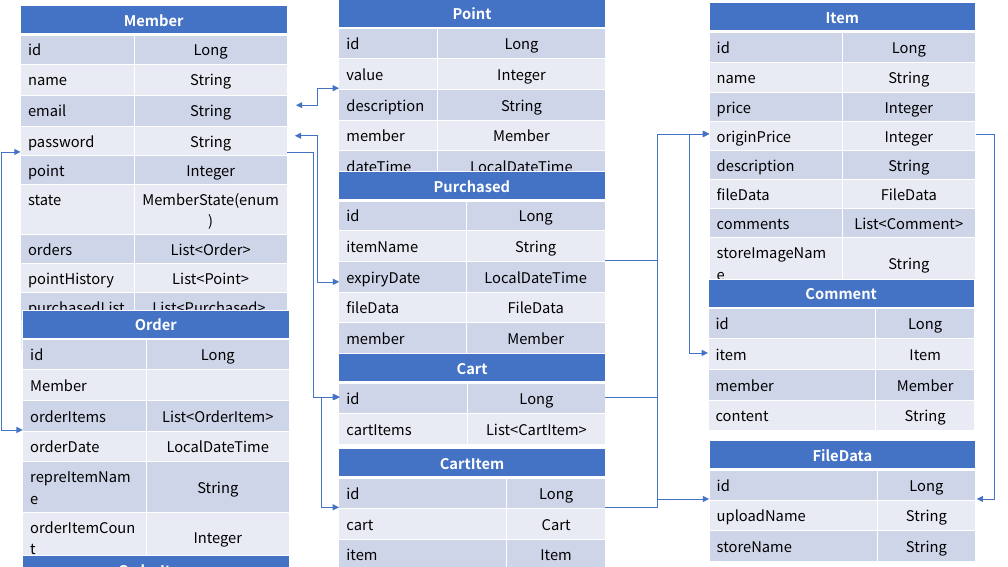
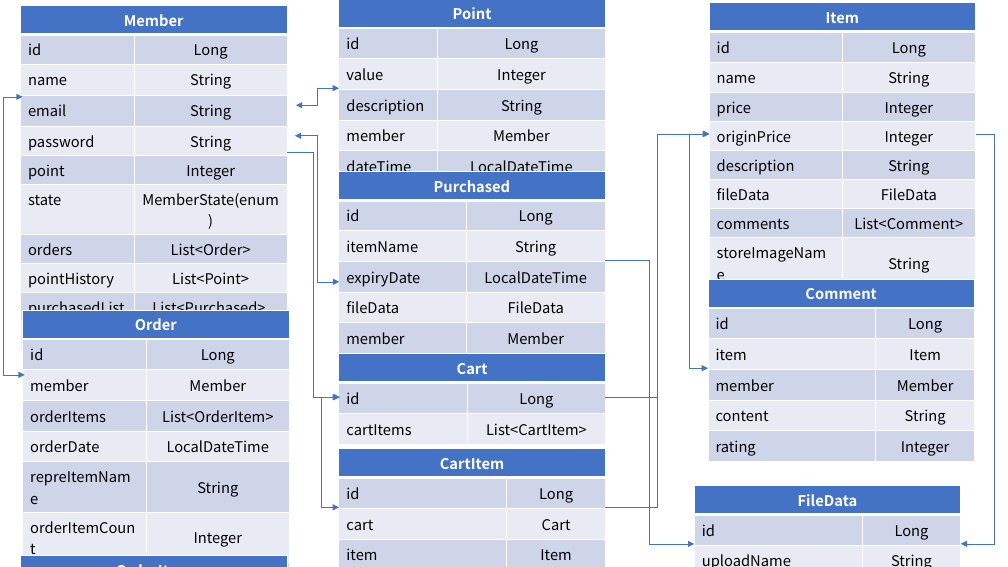
Before and after one commit to redcarrot1/Toyproject4, a slide deck: slide 1 of 설계.pptx. Drawn at 1008x567 pixels with LibreOffice and Linux fonts; fonts in the diff are those of the drawing. Boxes give left, top, right and bottom in pixels: in the first picture for what was removed or moved away, otherwise in the second. Text is boxed around its words. In the diff, an @@ line names an element or a change of style, - is before the commit and + after.

```diff
--- a/설계.pptx
+++ b/설계.pptx
@@ elbow double arrow moved from (20, 152) - (23, 430) to (23, 97) - (25, 375) @@
@@ elbow double arrow moved from (709, 134) - (708, 353) to (709, 134) - (708, 368) @@
@@ elbow arrow moved from (976, 134) - (977, 499) to (976, 134) - (961, 544) @@
@@ elbow arrow moved from (606, 260) - (709, 499) to (606, 260) - (694, 544) @@
@@ table at [708,279,974,460] @@
+row 6: rating | Integer
@@ table at [23,310,290,551] @@
-row 3, column 1: Member
+row 3, column 1: member
-row 3, column 2: 
+row 3, column 2: Member
@@ table: place and size @@
-table at [709,440,975,560]
+table at [694,485,960,567]
@@ table at [20,555,287,567] @@
+row 6: itemId | Long
+row 7: isComment | boolean
```
Also in this commit, not shown: 33 other files.
